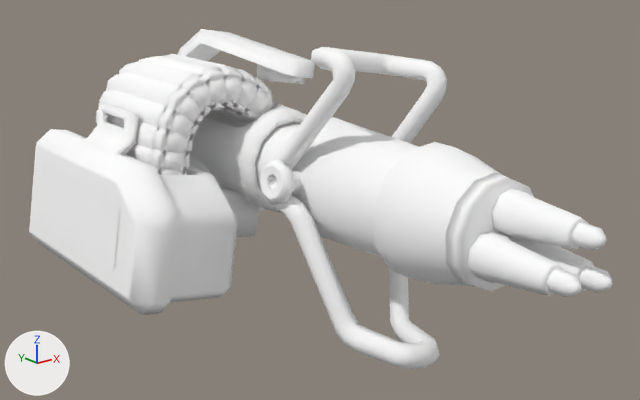
The glTF model glb/Wmn_Spinner_HyperShort_Cstm01.glb, before and after one commit.
Rendered twice from a 50 mm camera at (-1.455, -2.069, 0.356) aimed at (-0.127, -0.41, -0.308). The lights are fixed; the arrows at lower left show +X, +Y and +Z. The first picture is the older version.

Names of what the first picture shows: 'BodyA__M_Body', 'BodyB_Outside__M_OP', 'CartridgeA__M_Cartridge', 'CartridgeB__M_Cartridge', 'CartridgeC__M_Cartridge', 'Connection__M_Cartridge'.
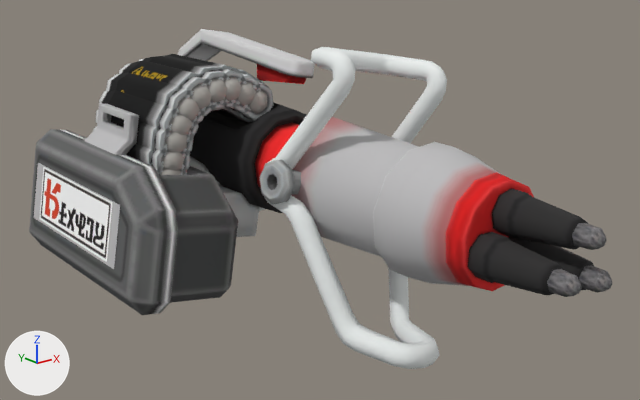
Where the change shows, as pixel boxes [x1, y1, x2, y2] in the pictures (640 x 400 px):
'BodyA__M_Body', surface changed (white to grey): [29, 29, 612, 363] in both
'BodyB_Outside__M_OP', surface changed (white to grey): [285, 117, 502, 286] in both
'Connection__M_Cartridge', surface changed: [34, 64, 306, 269] in both
'CartridgeC__M_Cartridge', surface changed (white to grey): [99, 55, 274, 175] in both
'CartridgeB__M_Cartridge', surface changed (white to grey): [93, 54, 247, 175] in both
'CartridgeA__M_Cartridge', surface changed (white to grey): [95, 61, 261, 158] in both

The change, as a list of edits to the scene's bpy script:
```text
Add img_m_cartridge_cstm01_alb:
    img_m_cartridge_cstm01_alb = load_image('M_Cartridge_Cstm01_Alb', '_unpacked/M_Cartridge_Cstm01_Alb', 512, 512, 'sRGB')
Add img_m_cartridge_cstm01_nrm:
    img_m_cartridge_cstm01_nrm = load_image('M_Cartridge_Cstm01_Nrm', '_unpacked/M_Cartridge_Cstm01_Nrm', 512, 512, 'Non-Color')
Add img_m_op_nrm:
    img_m_op_nrm = load_image('M_OP_Nrm', '_unpacked/M_OP_Nrm', 256, 256, 'Non-Color')
Add img_m_op_alb:
    img_m_op_alb = load_image('M_OP_Alb', '_unpacked/M_OP_Alb', 256, 256, 'sRGB')
Add img_m_body_cstm01_alb:
    img_m_body_cstm01_alb = load_image('M_Body_Cstm01_Alb', '_unpacked/M_Body_Cstm01_Alb', 512, 512, 'sRGB')
Add img_m_body_cstm01_nrm:
    img_m_body_cstm01_nrm = load_image('M_Body_Cstm01_Nrm', '_unpacked/M_Body_Cstm01_Nrm', 512, 512, 'Non-Color')
Change mat_m_body:
    where n0 = _N.new('ShaderNodeBsdfPrincipled'); n0.name = 'Principled BSDF'
    remove n0.inputs[0].default_value = (1.0, 1.0, 1.0, 1.0)  # 'Base Color', white #ffffff
    add n2 = _N.new('ShaderNodeTexImage'); n2.name = 'Image Texture'
    add n2.image = img_m_body_cstm01_alb
    add n3 = _N.new('ShaderNodeNormalMap'); n3.name = 'Normal Map'
    add n3.uv_map = 'UVMap'
    add n4 = _N.new('ShaderNodeTexImage'); n4.name = 'Image Texture.001'
    add n4.image = img_m_body_cstm01_nrm
    add _L.new(n2.outputs[0], n0.inputs[0])  # 'Color' to 'Base Color'
    add _L.new(n3.outputs[0], n0.inputs[5])  # 'Normal' to 'Normal'
    add _L.new(n4.outputs[0], n3.inputs[1])  # 'Color' to 'Color'
Change mat_m_op:
    where n0 = _N.new('ShaderNodeBsdfPrincipled'); n0.name = 'Principled BSDF'
    remove n0.inputs[0].default_value = (1.0, 1.0, 1.0, 1.0)  # 'Base Color', white #ffffff
    add n2 = _N.new('ShaderNodeTexImage'); n2.name = 'Image Texture'
    add n2.image = img_m_op_alb
    add n3 = _N.new('ShaderNodeNormalMap'); n3.name = 'Normal Map'
    add n3.uv_map = 'UVMap'
    add n4 = _N.new('ShaderNodeTexImage'); n4.name = 'Image Texture.001'
    add n4.image = img_m_op_nrm
    add _L.new(n2.outputs[0], n0.inputs[0])  # 'Color' to 'Base Color'
    add _L.new(n3.outputs[0], n0.inputs[5])  # 'Normal' to 'Normal'
    add _L.new(n4.outputs[0], n3.inputs[1])  # 'Color' to 'Color'
Change mat_m_cartridge:
    where n0 = _N.new('ShaderNodeBsdfPrincipled'); n0.name = 'Principled BSDF'
    remove n0.inputs[0].default_value = (1.0, 1.0, 1.0, 1.0)  # 'Base Color', white #ffffff
    add n2 = _N.new('ShaderNodeTexImage'); n2.name = 'Image Texture'
    add n2.image = img_m_cartridge_cstm01_alb
    add n3 = _N.new('ShaderNodeNormalMap'); n3.name = 'Normal Map'
    add n3.uv_map = 'UVMap'
    add n4 = _N.new('ShaderNodeTexImage'); n4.name = 'Image Texture.001'
    add n4.image = img_m_cartridge_cstm01_nrm
    add _L.new(n2.outputs[0], n0.inputs[0])  # 'Color' to 'Base Color'
    add _L.new(n3.outputs[0], n0.inputs[5])  # 'Normal' to 'Normal'
    add _L.new(n4.outputs[0], n3.inputs[1])  # 'Color' to 'Color'
```
